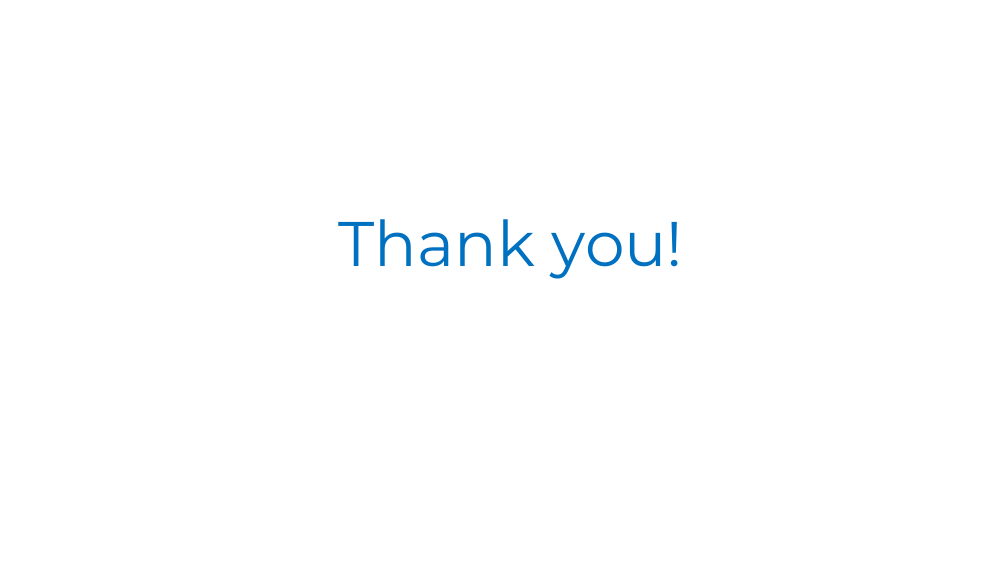
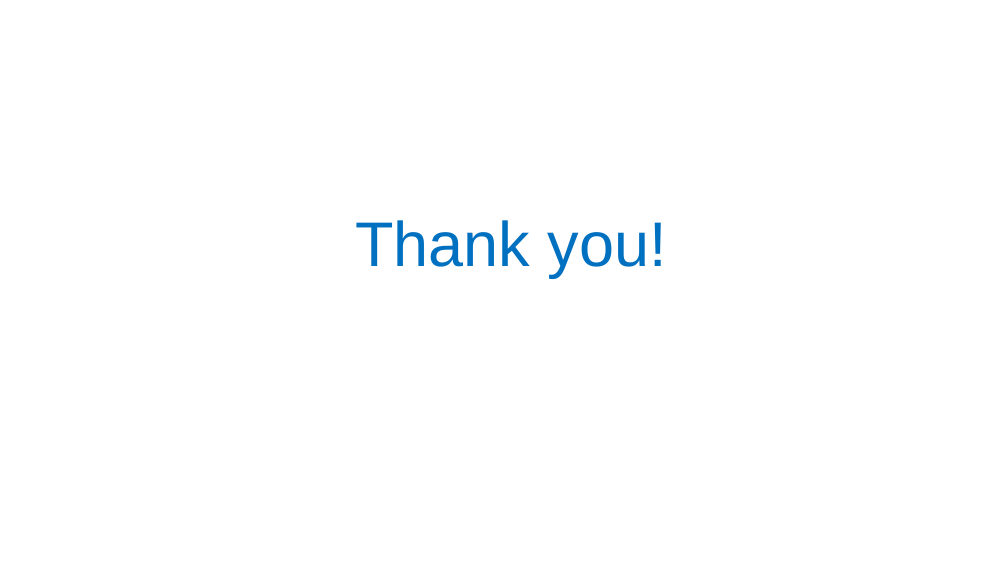
Before and after one commit to Dafreak99/Vue-TDD, a slide deck: slide 9 of Unit Testing.pptx (slide 6 before the commit). Drawn at 1008x567 pixels with LibreOffice and Linux fonts; fonts in the diff are those of the drawing; background and template pictures are left out. Boxes give left, top, right and bottom in pixels: in the first picture for what was removed or moved away, otherwise in the second. Text is boxed around its words. In the diff, an @@ line names an element or a change of style, - is before the commit and + after.

```diff
--- a/Unit Testing.pptx
+++ b/Unit Testing.pptx
@@ title "Thank you!" at [355,220,667,277]: font Montserrat to Arial @@
```
Also in this commit, not shown: 5 other slides changed, 3 slides added, 2 other files.
